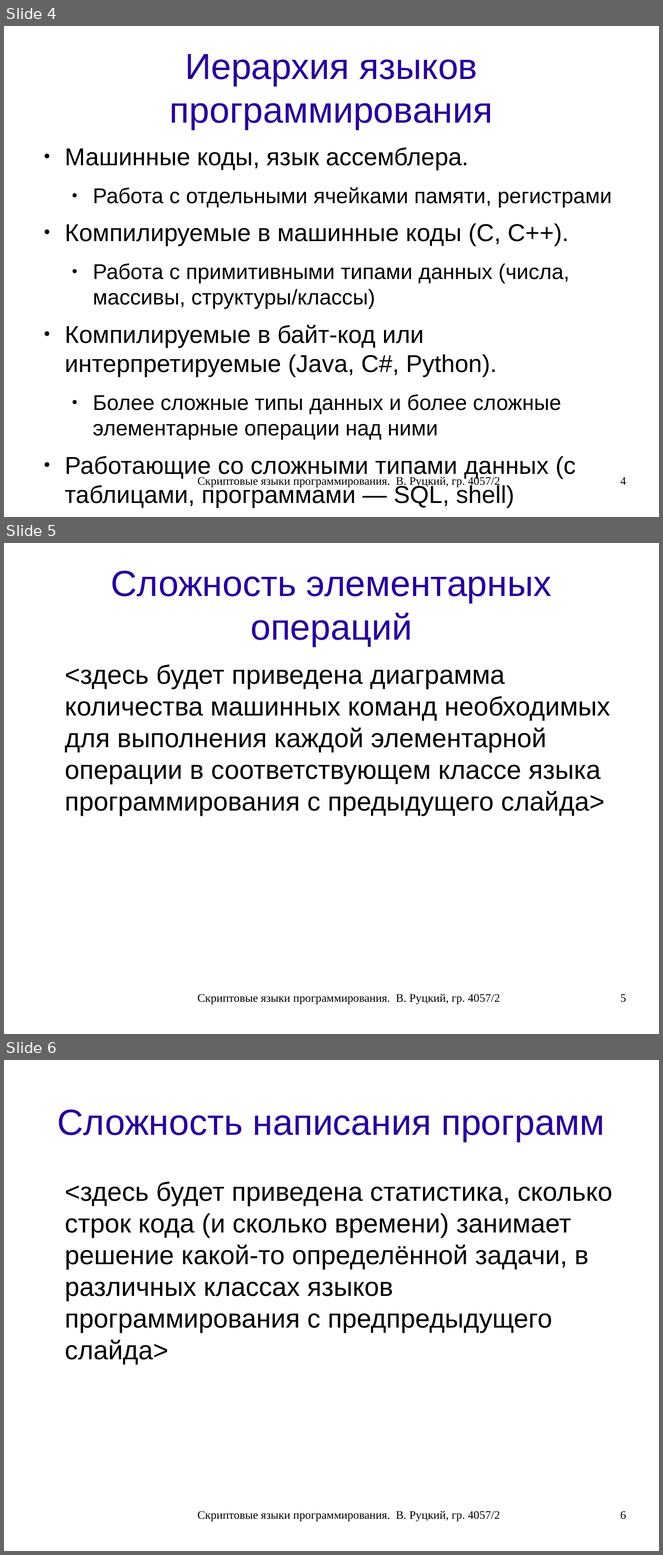
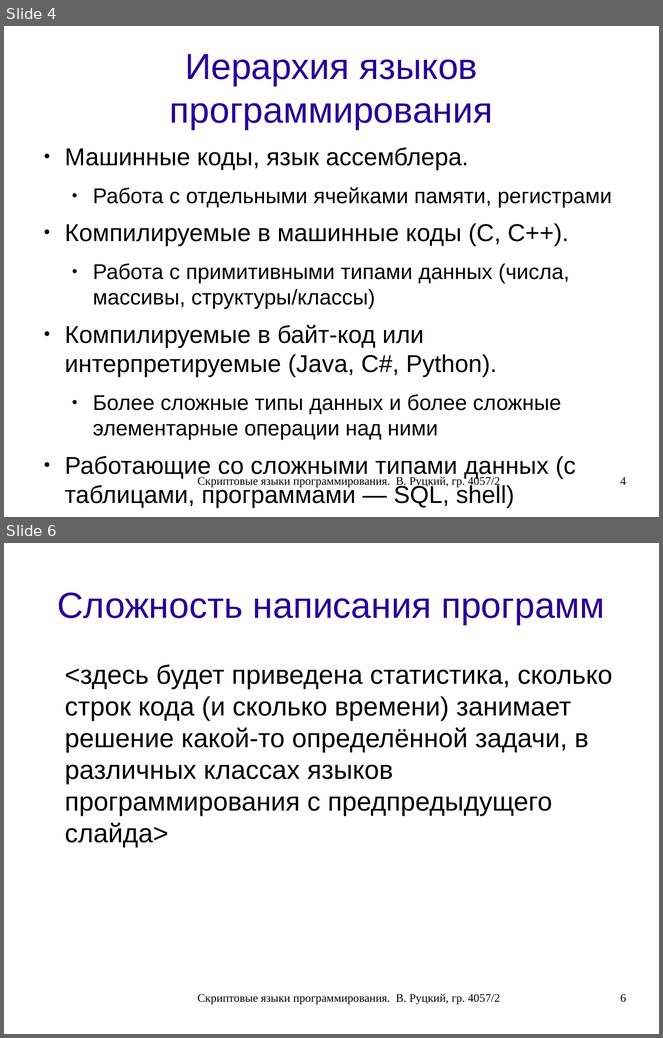
Before and after one commit to rutsky/semester07, a slide deck: Operation_systems/scripting_languages/40572_Rutsky_Scripting_languages.odp. Shown one above the other, each under a label of ours: slides 4, 5 and 6 before the commit, slides 4 and 6 after it; the slides between them are not shown. The pictures are 663x1555 and 663x1038 pixels, drawn with LibreOffice and Linux fonts; fonts in the diff are those of the drawing. Boxes give left, top, right and bottom in pixels: in the first picture for what was removed or moved away, otherwise in the second. Text is boxed around its words. In the diff, an @@ line names an element or a change of style, - is before the commit and + after.

```diff
--- a/Operation_systems/scripting_languages/40572_Rutsky_Scripting_languages.odp
+++ b/Operation_systems/scripting_languages/40572_Rutsky_Scripting_languages.odp
@@ slide 5 removed at (4, 543, 659, 1034), background #FFFFFF @@
@@ title removed at (111, 571, 552, 646) @@
-Сложность элементарных операций
@@ text removed at (65, 664, 610, 817) @@
-<здесь будет приведена диаграмма количества машинных команд необходимых для выполнения каждой элементарной операции в соответствующем классе языка программирования с предыдущего слайда>
@@ text removed at (197, 994, 500, 1005) @@
-Скриптовые языки программирования. В. Руцкий, гр. 4057/2
@@ page number removed at (621, 994, 626, 1003) @@
-5
```
Also in this commit, not shown: 1 slide added.
